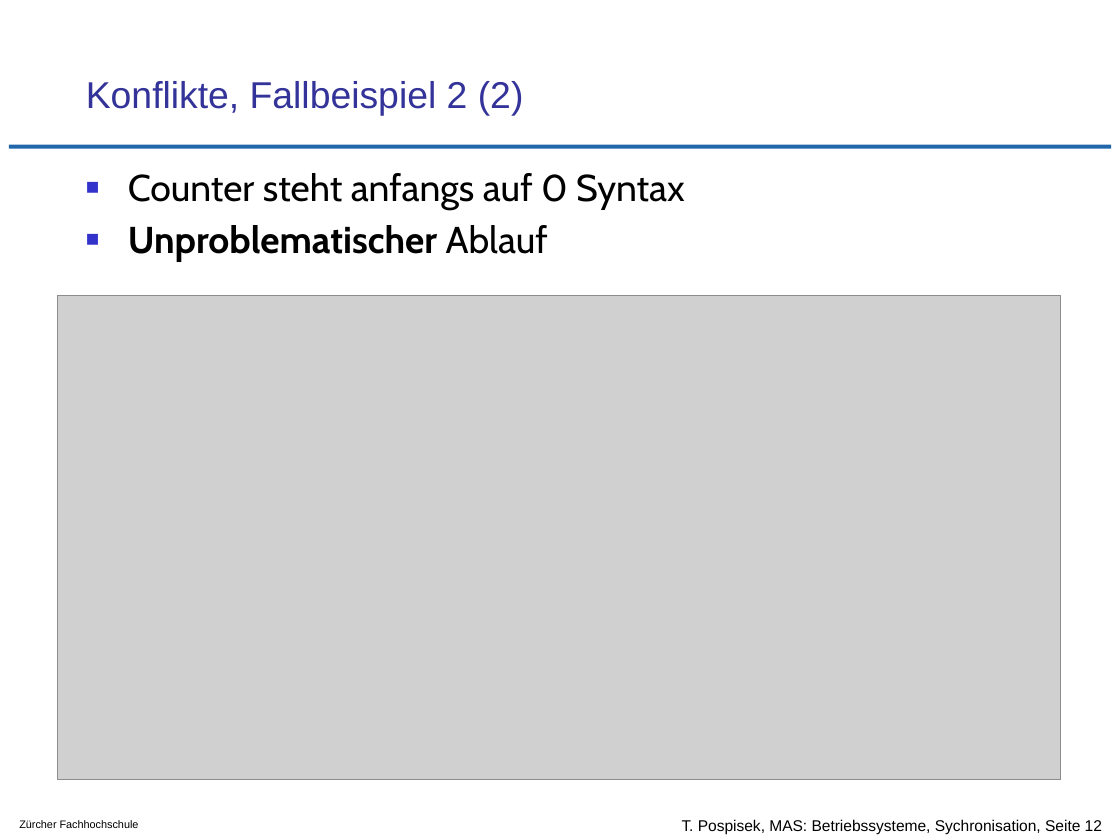
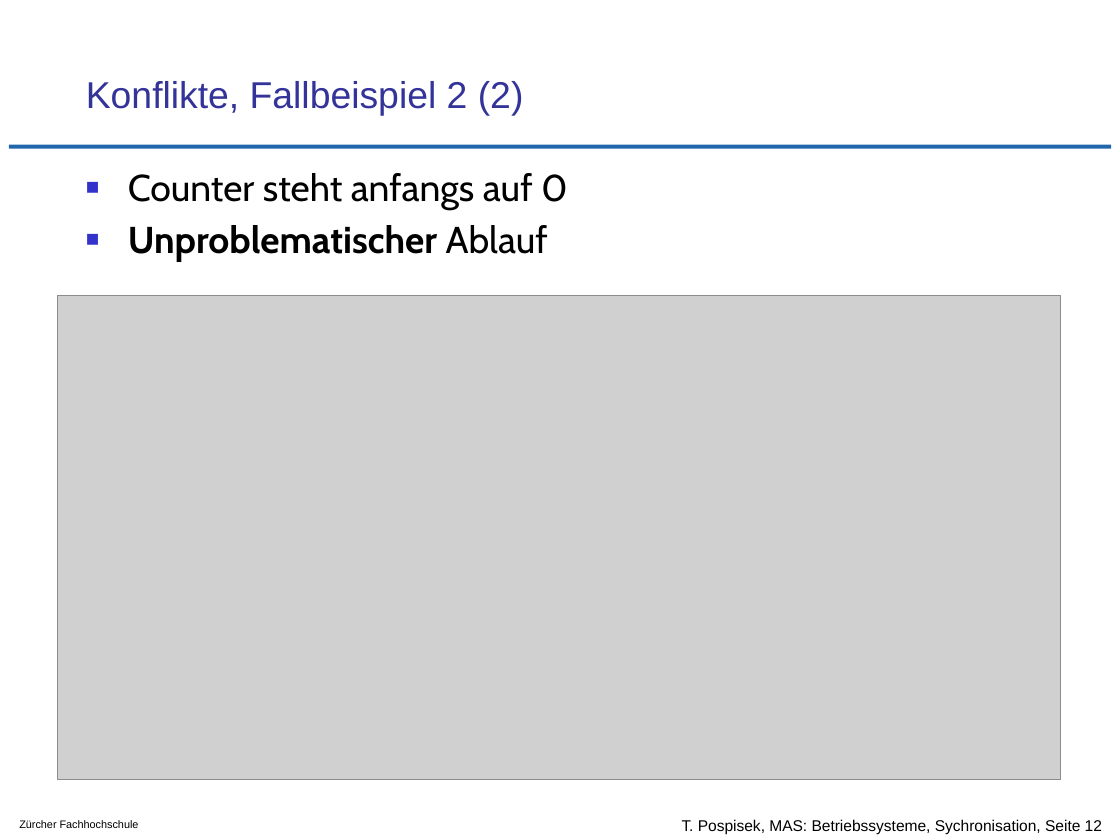
Before and after one commit to tpo/betriebssysteme, a slide deck: slide 12 of 07_Koordination_und_Synchronisation_Sperren_und_Semaphore.odp. Drawn at 1120x840 pixels with LibreOffice and Linux fonts; fonts in the diff are those of the drawing; grey boxes stand for pictures; background and template pictures are left out. Boxes give left, top, right and bottom in pixels: in the first picture for what was removed or moved away, otherwise in the second. Text is boxed around its words. In the diff, an @@ line names an element or a change of style, - is before the commit and + after.

```diff
--- a/07_Koordination_und_Synchronisation_Sperren_und_Semaphore.odp
+++ b/07_Koordination_und_Synchronisation_Sperren_und_Semaphore.odp
@@ text at (128,173,568,210): text changed @@
-■ Counter steht anfangs auf 0 Syntax
+■ Counter steht anfangs auf 0
```
Also in this commit, not shown: 2 other slides changed, 1 other file.
